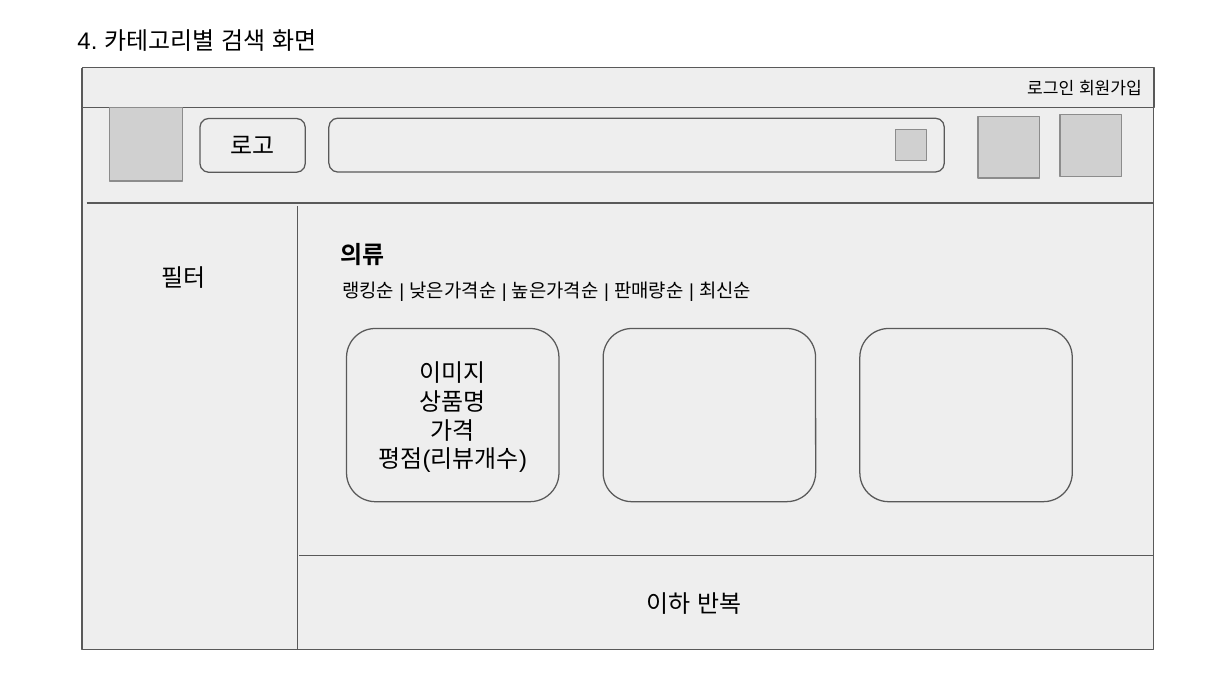
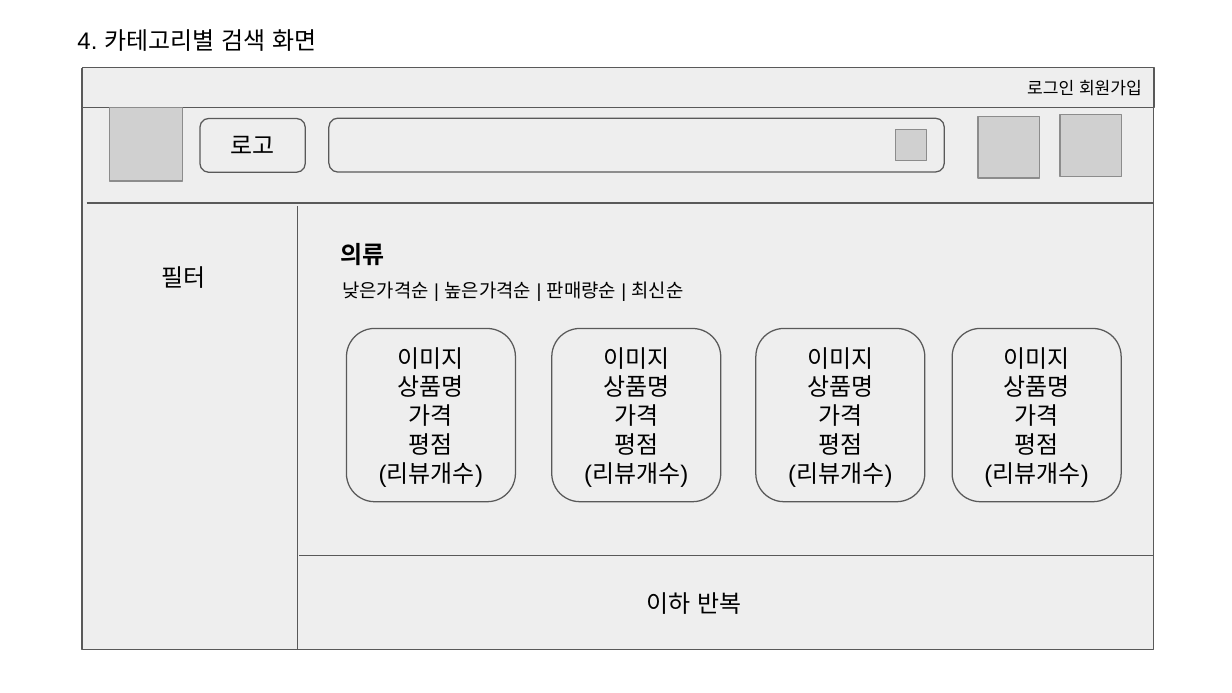
Before and after one commit to smileeeey/DDoreka, a slide deck: slide 8 of doc/공통 프로젝트(쇼핑몰).pptx. Drawn at 1232x693 pixels with LibreOffice and Linux fonts; fonts in the diff are those of the drawing; grey boxes stand for pictures. Boxes give left, top, right and bottom in pixels: in the first picture for what was removed or moved away, otherwise in the second. Text is boxed around its words. In the diff, an @@ line names an element or a change of style, - is before the commit and + after.

Commit message:
add presentation ppt

```diff
--- a/doc/공통 프로젝트(쇼핑몰).pptx
+++ b/doc/공통 프로젝트(쇼핑몰).pptx
@@ text at bbox=[342, 281, 684, 299]: text changed @@
-랭킹순 | 낮은가격순 | 높은가격순 | 판매량순 | 최신순
+낮은가격순 | 높은가격순 | 판매량순 | 최신순
@@ rounded rectangle "이미지": place and size @@
-rounded rectangle "이미지" at bbox=[346, 329, 558, 503]
+rounded rectangle "이미지" at bbox=[346, 329, 515, 503]
@@ rounded rectangle added at bbox=[552, 329, 721, 503], fill #EEEEEE, outline #595959 0.75 pt, 14 pt, text #000000 @@
+이미지
+상품명
+가격
+평점
+(리뷰개수)
@@ rounded rectangle removed at bbox=[604, 329, 816, 503] @@
@@ rounded rectangle added at bbox=[756, 329, 925, 503], fill #EEEEEE, outline #595959 0.75 pt, 14 pt, text #000000 @@
+이미지
+상품명
+가격
+평점
+(리뷰개수)
@@ rounded rectangle removed at bbox=[860, 329, 1072, 503] @@
@@ rounded rectangle added at bbox=[952, 329, 1121, 503], fill #EEEEEE, outline #595959 0.75 pt, 14 pt, text #000000 @@
+이미지
+상품명
+가격
+평점
+(리뷰개수)
@@ text in rounded rectangle at bbox=[379, 433, 483, 487]: text changed @@
-평점(리뷰개수)
+평점
+(리뷰개수)
```
Also in this commit, not shown: 11 other slides changed, 17 slides added, 4 other files.
